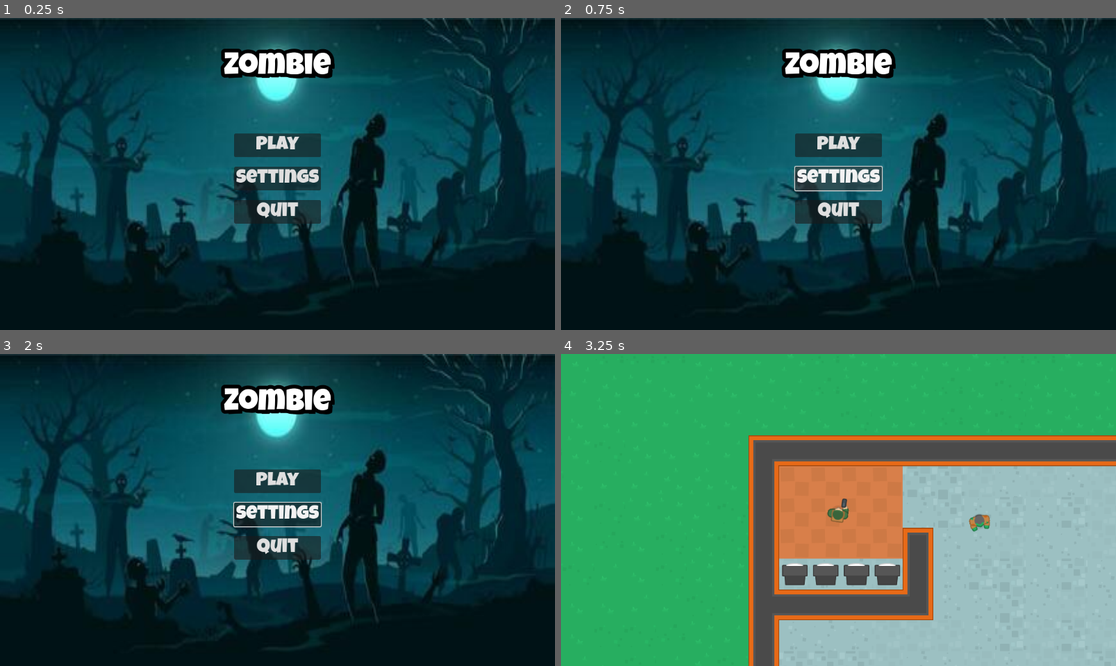
Above: before the commit, frames 1-4 (two rows, left to right).
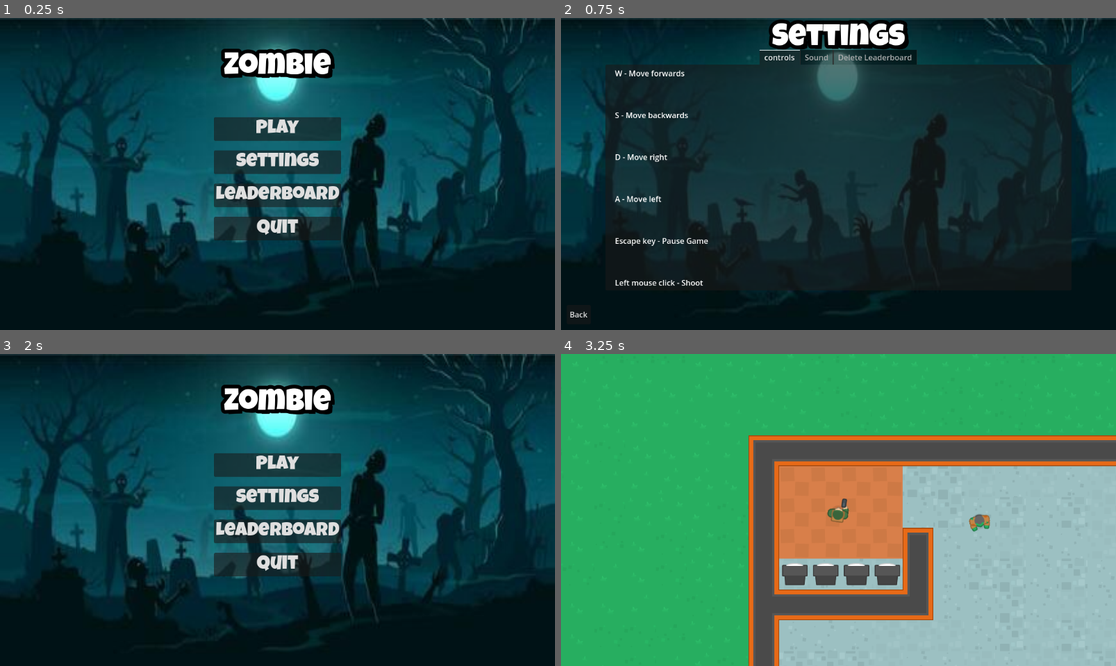
Above: after the commit, the same moments.

Repository: hamzissa/My-Project
Game: Godot game, scene res://Scenes/menu/menu.tscn
Same seed, same stepped clock (60 frames per second), same inputs: the game is played once before the commit and once after it.
Inputs (mouse positions are in pixels of both pictures, inside the frame that each line leads up to):
- Up to frame 1 (0.25 s): no input
- Up to frame 2 (0.75 s): click "Settings" at 0.5 s
- Up to frame 3 (2 s): click (16, 650) at 1.25 s, where only the run after the commit has a clickable "Back"
- Up to frame 4 (3.25 s): click (838, 531) at 2 s, where only the run after the commit has a clickable "Leaderboard"; click "Play" at 2.75 s

The runs differ from the first frame. In frame 1, 6.6% of the frame differs, in the area x 38-62%, y 31-72%; in frame 2, 37%, in the area x 1-92%, y 0-96%; in frame 3, 6.6%; in frame 4, nothing differs.

Commit message:
added settings button
shows controls

Diff:
--- a/my project/Scenes/menu/menu.gd
+++ b/my project/Scenes/menu/menu.gd
@@ -6,15 +6,34 @@
 @onready var settings_button =$MarginContainer/HBoxContainer/VBoxContainer/Settings as Button
 @onready var quit_button =$MarginContainer/HBoxContainer/VBoxContainer/Quit as Button
 @onready var map = preload("res://Scenes/map/map.tscn") as PackedScene
+@onready var settings_menu = $settings_menu as settingsMenu
+@onready var margin_container =$MarginContainer as MarginContainer
 #func _on_start_button_pressed():
 	#get_tree().change_scene_to_file(("res://Scenes/map/map.tscn"))
 
 func _ready():
-	play_button.button_down.connect(on_play)
-	quit_button.button_down.connect(on_exit)
+	handle_connection_of_signals()
 
 func on_play() -> void:
 	#get_tree().change_scene_to_file(("res://Scenes/map/map.tscn"))
 	get_tree().change_scene_to_packed(map)
-func on_exit() -> void:
+
+func on_settings() -> void:
+	margin_container.visible = false
+	settings_menu.set_process(true)
+	settings_menu.visible = true
+
+func on_quit() -> void:
 	get_tree().quit()
+
+
+func on_back_settings_menu() -> void:
+	margin_container.visible = true
+	settings_menu.visible = false
+
+
+func handle_connection_of_signals() -> void:
+	play_button.button_down.connect(on_play)
+	settings_button.button_down.connect(on_settings)
+	quit_button.button_down.connect(on_quit)
+	settings_menu.exit_settings_menu.connect(on_back_settings_menu)
--- a/my project/Scenes/menu/menu.tscn
+++ b/my project/Scenes/menu/menu.tscn
@@ -1,8 +1,9 @@
-[gd_scene load_steps=4 format=3 uid="uid://bk3gaa8ye1fx8"]
+[gd_scene load_steps=5 format=3 uid="uid://bk3gaa8ye1fx8"]
 
 [ext_resource type="Script" path="res://Scenes/menu/menu.gd" id="1_4wa1y"]
 [ext_resource type="Texture2D" uid="uid://cec5ublsdd83o" path="res://assets 2/images/background.jpeg" id="2_h1kr2"]
 [ext_resource type="FontFile" uid="uid://c2m8o40oeuefn" path="res://assets 2/fonts/LuckiestGuy-Regular.ttf" id="3_3xm7v"]
+[ext_resource type="PackedScene" uid="uid://cffouhpparavx" path="res://Scenes/settings_menu/settings_menu.tscn" id="4_p4myp"]
 
 [node name="Menu" type="Control"]
 layout_mode = 3
@@ -82,9 +83,21 @@
 text = "Settings
 "
 
+[node name="leaderboard" type="Button" parent="MarginContainer/HBoxContainer/VBoxContainer"]
+custom_minimum_size = Vector2(120, 32)
+layout_mode = 2
+theme_override_fonts/font = ExtResource("3_3xm7v")
+theme_override_font_sizes/font_size = 40
+text = "Leaderboard
+"
+
 [node name="Quit" type="Button" parent="MarginContainer/HBoxContainer/VBoxContainer"]
 custom_minimum_size = Vector2(120, 32)
 layout_mode = 2
 theme_override_fonts/font = ExtResource("3_3xm7v")
 theme_override_font_sizes/font_size = 40
 text = "Quit"
+
+[node name="settings_menu" parent="." instance=ExtResource("4_p4myp")]
+visible = false
+layout_mode = 1
--- /dev/null
+++ b/my project/Scenes/settings_container/settings_container.tscn
@@ -0,0 +1,128 @@
+[gd_scene format=3 uid="uid://ba18pggvb1ym6"]
+
+[node name="settings_container" type="Control"]
+layout_mode = 3
+anchors_preset = 15
+anchor_right = 1.0
+anchor_bottom = 1.0
+grow_horizontal = 2
+grow_vertical = 2
+
+[node name="TabContainer" type="TabContainer" parent="."]
+layout_mode = 1
+anchors_preset = -1
+anchor_right = 1.0
+anchor_bottom = 1.0
+offset_left = 80.0
+offset_top = 40.0
+offset_right = -80.0
+offset_bottom = -80.0
+grow_horizontal = 2
+grow_vertical = 2
+tab_alignment = 1
+
+[node name="controls" type="TabBar" parent="TabContainer"]
+layout_mode = 2
+
+[node name="MarginContainer" type="MarginContainer" parent="TabContainer/controls"]
+layout_mode = 1
+anchors_preset = 15
+anchor_right = 1.0
+anchor_bottom = 1.0
+grow_horizontal = 2
+grow_vertical = 2
+theme_override_constants/margin_left = 20
+theme_override_constants/margin_top = 20
+theme_override_constants/margin_right = 20
+theme_override_constants/margin_bottom = 20
+
+[node name="VBoxContainer" type="VBoxContainer" parent="TabContainer/controls/MarginContainer"]
+layout_mode = 2
+theme_override_constants/separation = 64
+alignment = 1
+
+[node name="Label" type="Label" parent="TabContainer/controls/MarginContainer/VBoxContainer"]
+layout_mode = 2
+text = "W - Move forwards"
+
+[node name="Label2" type="Label" parent="TabContainer/controls/MarginContainer/VBoxContainer"]
+layout_mode = 2
+text = "S - Move backwards"
+
+[node name="Label3" type="Label" parent="TabContainer/controls/MarginContainer/VBoxContainer"]
+layout_mode = 2
+text = "D - Move right"
+
+[node name="Label4" type="Label" parent="TabContainer/controls/MarginContainer/VBoxContainer"]
+layout_mode = 2
+text = "A - Move left"
+
+[node name="Label5" type="Label" parent="TabContainer/controls/MarginContainer/VBoxContainer"]
+layout_mode = 2
+text = "Escape key - Pause Game"
+
+[node name="Label6" type="Label" parent="TabContainer/controls/MarginContainer/VBoxContainer"]
+layout_mode = 2
+text = "Left mouse click - Shoot"
+
+[node name="Sound" type="TabBar" parent="TabContainer"]
+visible = false
+layout_mode = 2
+
+[node name="MarginContainer" type="MarginContainer" parent="TabContainer/Sound"]
+layout_mode = 1
+anchors_preset = 15
+anchor_right = 1.0
+anchor_bottom = 1.0
+grow_horizontal = 2
+grow_vertical = 2
+theme_override_constants/margin_left = 20
+theme_override_constants/margin_top = 20
+theme_override_constants/margin_right = 20
+theme_override_constants/margin_bottom = 20
+
+[node name="VBoxContainer" type="VBoxContainer" parent="TabContainer/Sound/MarginContainer"]
+layout_mode = 2
+theme_override_constants/separation = 64
+alignment = 1
+
+[node name="Label" type="Label" parent="TabContainer/Sound/MarginContainer/VBoxContainer"]
+layout_mode = 2
+text = "Sound 1"
+
+[node name="Label2" type="Label" parent="TabContainer/Sound/MarginContainer/VBoxContainer"]
+layout_mode = 2
+text = "Sound 2"
+
+[node name="Label3" type="Label" parent="TabContainer/Sound/MarginContainer/VBoxContainer"]
+layout_mode = 2
+text = "Sound 3"
+
+[node name="Label4" type="Label" parent="TabContainer/Sound/MarginContainer/VBoxContainer"]
+layout_mode = 2
+text = "Sound 4"
+
+[node name="Delete Leaderboard" type="TabBar" parent="TabContainer"]
+visible = false
+layout_mode = 2
+
+[node name="MarginContainer" type="MarginContainer" parent="TabContainer/Delete Leaderboard"]
+layout_mode = 1
+anchors_preset = 15
+anchor_right = 1.0
+anchor_bottom = 1.0
+grow_horizontal = 2
+grow_vertical = 2
+theme_override_constants/margin_left = 20
+theme_override_constants/margin_top = 20
+theme_override_constants/margin_right = 20
+theme_override_constants/margin_bottom = 20
+
+[node name="VBoxContainer" type="VBoxContainer" parent="TabContainer/Delete Leaderboard/MarginContainer"]
+layout_mode = 2
+theme_override_constants/separation = 64
+alignment = 1
+
+[node name="Label" type="Label" parent="TabContainer/Delete Leaderboard/MarginContainer/VBoxContainer"]
+layout_mode = 2
+text = "Delete Leaderboard"
--- /dev/null
+++ b/my project/Scenes/settings_menu/settings_menu.gd
@@ -0,0 +1,20 @@
+extends Control
+
+class_name settingsMenu
+
+@onready var back_button = $MarginContainer/VBoxContainer/back as Button
+
+signal exit_settings_menu
+# Called when the node enters the scene tree for the first time.
+func _ready():
+	back_button.button_down.connect(on_back_button)
+	set_process(false)
+
+
+# Called every frame. 'delta' is the elapsed time since the previous frame.
+func _process(delta):
+	pass
+
+func on_back_button() -> void:
+	exit_settings_menu.emit()
+	set_process(false)
--- /dev/null
+++ b/my project/Scenes/settings_menu/settings_menu.tscn
@@ -0,0 +1,55 @@
+[gd_scene load_steps=4 format=3 uid="uid://cffouhpparavx"]
+
+[ext_resource type="FontFile" uid="uid://c2m8o40oeuefn" path="res://assets 2/fonts/LuckiestGuy-Regular.ttf" id="1_2us5e"]
+[ext_resource type="Script" path="res://Scenes/settings_menu/settings_menu.gd" id="1_8iyj5"]
+[ext_resource type="PackedScene" uid="uid://ba18pggvb1ym6" path="res://Scenes/settings_container/settings_container.tscn" id="3_4rphx"]
+
+[node name="settings_menu" type="Control"]
+layout_mode = 3
+anchors_preset = 15
+anchor_right = 1.0
+anchor_bottom = 1.0
+grow_horizontal = 2
+grow_vertical = 2
+script = ExtResource("1_8iyj5")
+
+[node name="MarginContainer" type="MarginContainer" parent="."]
+layout_mode = 1
+anchors_preset = 15
+anchor_right = 1.0
+anchor_bottom = 1.0
+grow_horizontal = 2
+grow_vertical = 2
+theme_override_constants/margin_left = 12
+theme_override_constants/margin_top = 12
+theme_override_constants/margin_right = 12
+theme_override_constants/margin_bottom = 12
+
+[node name="VBoxContainer" type="VBoxContainer" parent="MarginContainer"]
+layout_mode = 2
+theme_override_constants/separation = -50
+
+[node name="title" type="Label" parent="MarginContainer/VBoxContainer"]
+layout_mode = 2
+theme_override_colors/font_shadow_color = Color(0, 0, 0, 1)
+theme_override_colors/font_outline_color = Color(0, 0, 0, 1)
+theme_override_constants/shadow_offset_x = 8
+theme_override_constants/shadow_offset_y = 8
+theme_override_constants/outline_size = 30
+theme_override_fonts/font = ExtResource("1_2us5e")
+theme_override_font_sizes/font_size = 64
+text = "Settings
+"
+horizontal_alignment = 1
+vertical_alignment = 1
+
+[node name="settings_container" parent="MarginContainer/VBoxContainer" instance=ExtResource("3_4rphx")]
+layout_mode = 2
+size_flags_vertical = 3
+
+[node name="back" type="Button" parent="MarginContainer/VBoxContainer"]
+custom_minimum_size = Vector2(50, 40)
+layout_mode = 2
+size_flags_horizontal = 0
+size_flags_vertical = 0
+text = "Back"
